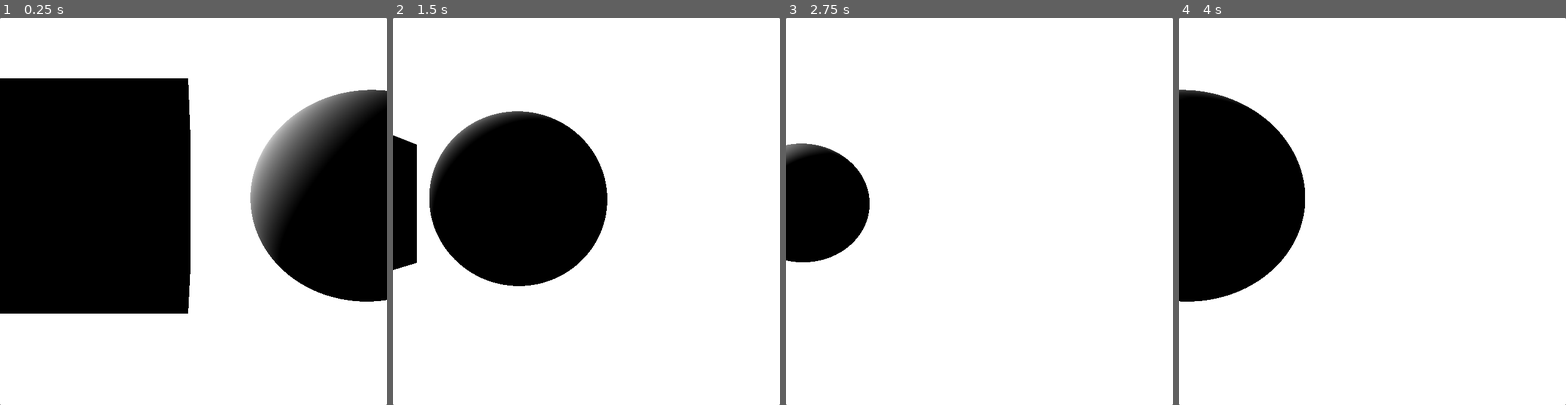
Above: before the commit, frames 1-4 (left to right).
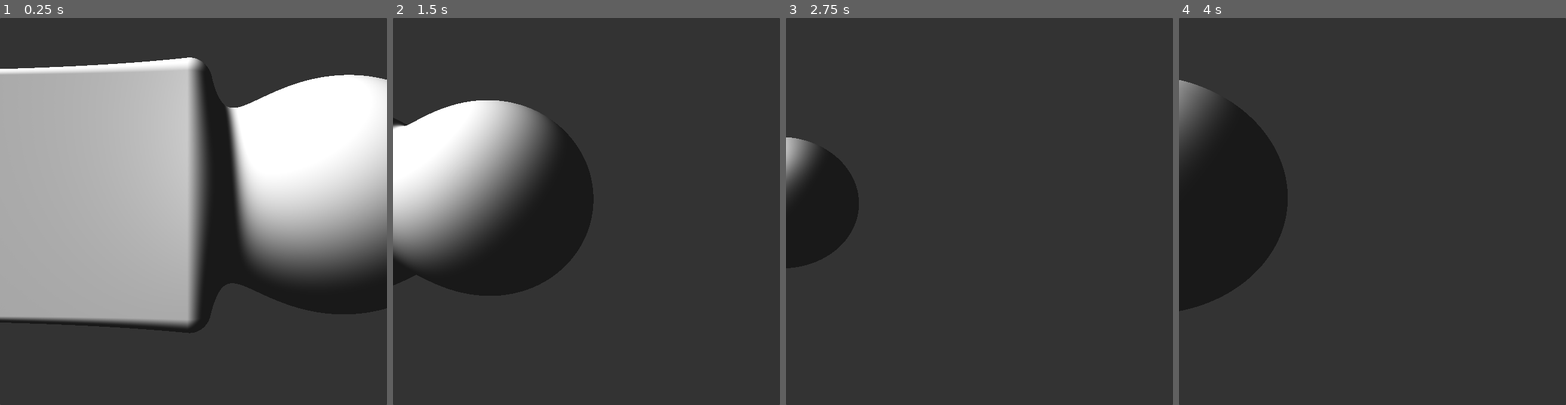
Above: after the commit, the same moments.

Repository: A4molaxd/RayMarchingGodot
Game: Godot game, scene res://Scene.tscn
Two runs of this game, one before a commit and one after it. Both use one fixed random seed, a clock stepped at 60 frames per second and the inputs below.
Inputs:
- Up to frame 1 (0.25 s): no input
- Up to frame 2 (1.5 s): tap Enter (changeMode) at 0.5, 0.6, 1.35 s; hold D (right) 0.53-1.28 s; hold S (backward) from 1.28 s (still down)
- Up to frame 3 (2.75 s): release S (backward) at 2.03 s; hold D (right) from 2.03 s (still down); tap Enter (changeMode) at 2.1 s
- Up to frame 4 (4 s): release D (right) at 2.78 s; hold W (forward) 2.78-3.53 s; tap Enter (changeMode) at 2.85, 3.6 s; hold A (left) from 3.53 s (still down)

The runs differ from the first frame. In frame 1, 96% of the frame differs, in the area x 0-100%, y 0-100%; in frame 2, 98%; in frame 3, 100%; in frame 4, 100%.

Commit message:
Added background and smoother lightning

Diff:
--- a/Scene.tscn
+++ b/Scene.tscn
@@ -30,7 +30,7 @@
 [node name="Scene" type="Node3D" parent="." unique_id=780885239]
 
 [node name="Sphere" type="MeshInstance3D" parent="Scene" unique_id=153551894]
-transform = Transform3D(0.32007444, 0, 0, 0, 0.32007444, 0, 0, 0, 0.32007444, -0.50754786, -0.045538276, 0.04)
+transform = Transform3D(0.32007444, 0, 0, 0, 0.32007444, 0, 0, 0, 0.32007444, -0.44, -0.046, 0.01)
 mesh = SubResource("SphereMesh_ikpwp")
 
 [node name="Box" type="MeshInstance3D" parent="Scene" unique_id=1444509648]
--- a/new_shader_material.tres
+++ b/new_shader_material.tres
@@ -7,7 +7,7 @@
 shader_parameter/object1 = Vector4(0, 0, 0, 7.53)
 shader_parameter/object21 = Vector3(0, 0, 0)
 shader_parameter/object22 = Vector3(0, 0, 0)
-shader_parameter/lightDir = Vector3(0.577, -0.57, 0.57)
+shader_parameter/lightDir = Vector3(0.577, -0.57, -0.57)
 shader_parameter/pos = Vector3(3.68, 0, 0)
 shader_parameter/dir = Vector3(1, 0, 0)
 shader_parameter/FOV = 100.0
--- a/shader.gdshader
+++ b/shader.gdshader
@@ -28,7 +28,7 @@
 uniform vec3 pos; // = vec3(-1.0, 0.0, 0.5);
 uniform vec3 dir; // = vec3(1, 0, 0);
 
-const float EPSILON = 0.1;
+const float EPSILON = 0.05;
 
 float smax(float a, float b){
 	return (a + b + sqrt(pow((a-b), 2.) + EPSILON))/2.;
@@ -38,7 +38,7 @@
 }
 
 float sdfScene(vec3 p){
-	return min(min(sdfSphere(p, object1.xyz, object1.w), sdfBox(p, object21, object22)), 10000.);
+	return min(smin(sdfSphere(p, object1.xyz, object1.w), sdfBox(p, object21, object22)), 10000.);
 }
 
 vec3 calcNormalScene(vec3 p){
@@ -61,8 +61,8 @@
 		float minD = sdfScene(o);
 		o += d*minD;
 		l += minD;
-		if (minD < .001) return lightning(o);
-		if (minD > 1000.) return 10000.;
+		if (minD < .00001) return 0.1 + smoothstep(0.1, 1., lightning(o));
+		if (minD > 1000.) return 0.2;
 	}
 	return l;
 }
